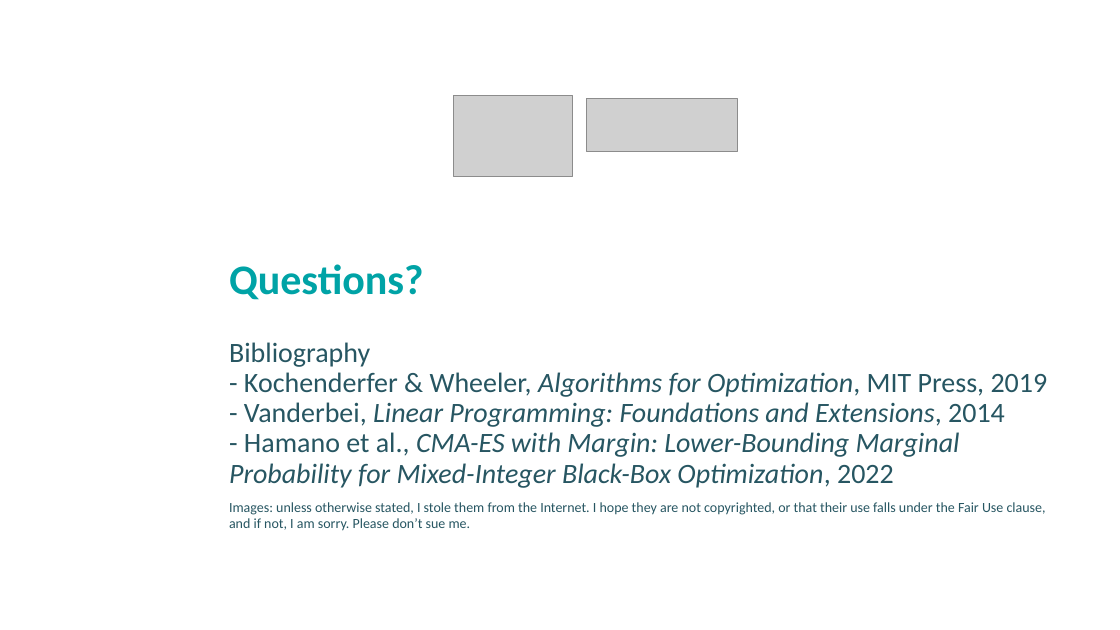
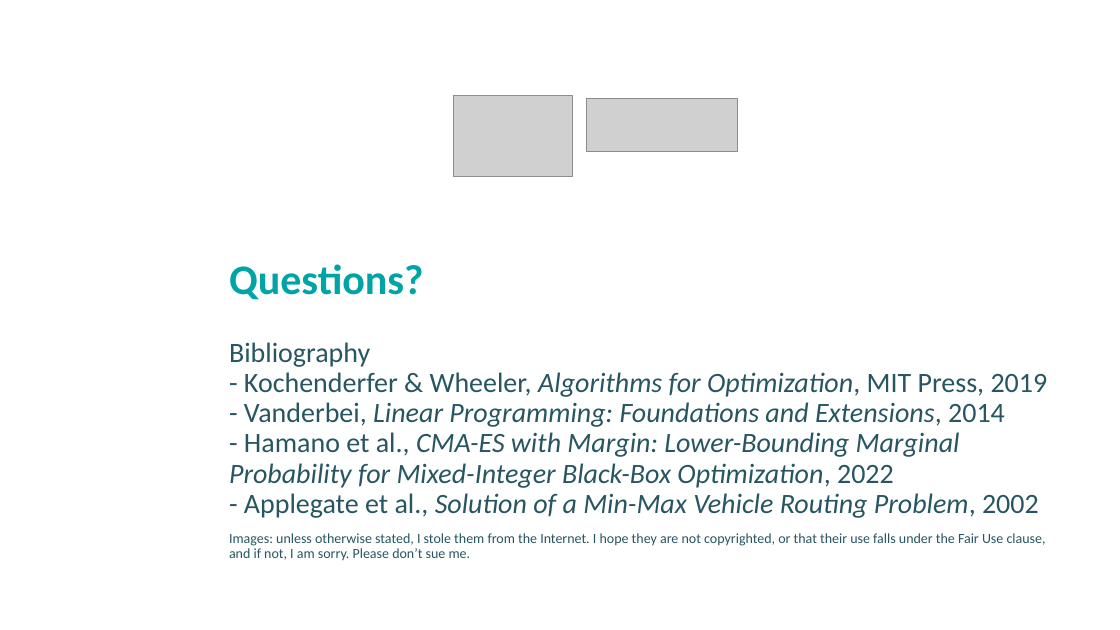
Before and after one commit to albertotonda/teaching, a slide deck: slide 13 of optimization-methods-for-artificial-intelligence/optimization-discrete.pptx (slide 6 before the commit). Drawn at 1120x630 pixels with LibreOffice and Linux fonts; fonts in the diff are those of the drawing; grey boxes stand for pictures; background and template pictures are left out. Boxes give left, top, right and bottom in pixels: in the first picture for what was removed or moved away, otherwise in the second. Text is boxed around its words. In the diff, an @@ line names an element or a change of style, - is before the commit and + after.

Commit message:
Added new slides for optimization of structures

```diff
--- a/optimization-methods-for-artificial-intelligence/optimization-discrete.pptx
+++ b/optimization-methods-for-artificial-intelligence/optimization-discrete.pptx
@@ subtitle at (229,342,1048,518): text changed @@
-Bibliography
-- Kochenderfer & Wheeler, Algorithms for Optimization, MIT Press, 2019
-- Vanderbei, Linear Programming: Foundations and Extensions, 2014
-- Hamano et al., CMA-ES with Margin: Lower-Bounding Marginal Probability for Mixed-Integer Black-Box Optimization, 2022
+Bibliography
+- Kochenderfer & Wheeler, Algorithms for Optimization, MIT Press, 2019
+- Vanderbei, Linear Programming: Foundations and Extensions, 2014
+- Hamano et al., CMA-ES with Margin: Lower-Bounding Marginal Probability for Mixed-Integer Black-Box Optimization, 2022
+- Applegate et al., Solution of a Min-Max Vehicle Routing Problem, 2002
```
Also in this commit, not shown: 1 other slide changed, 7 slides added, 6 other files.
